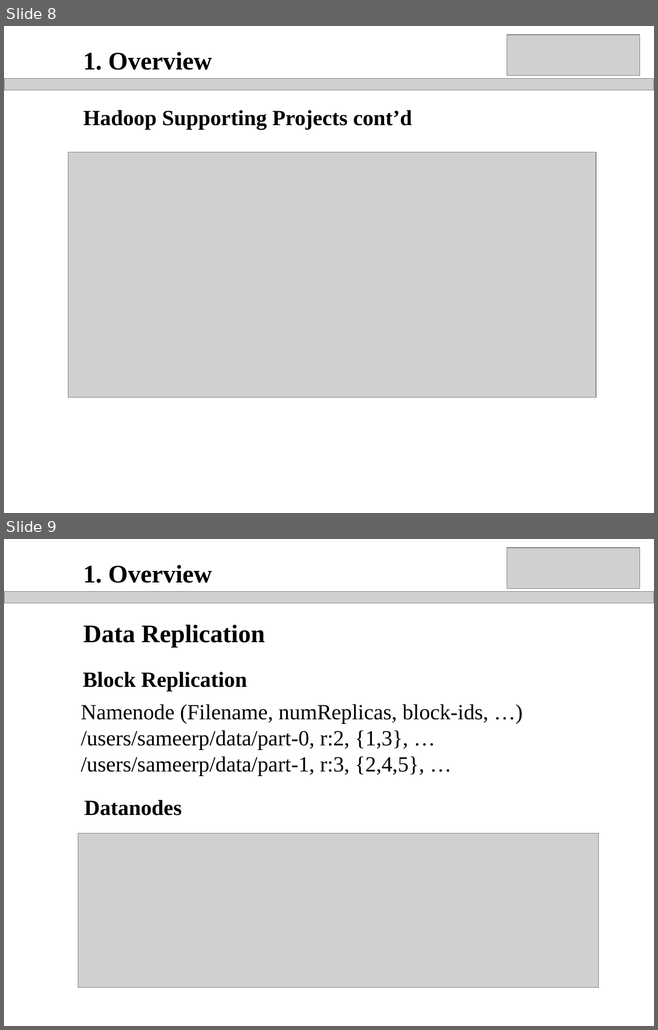
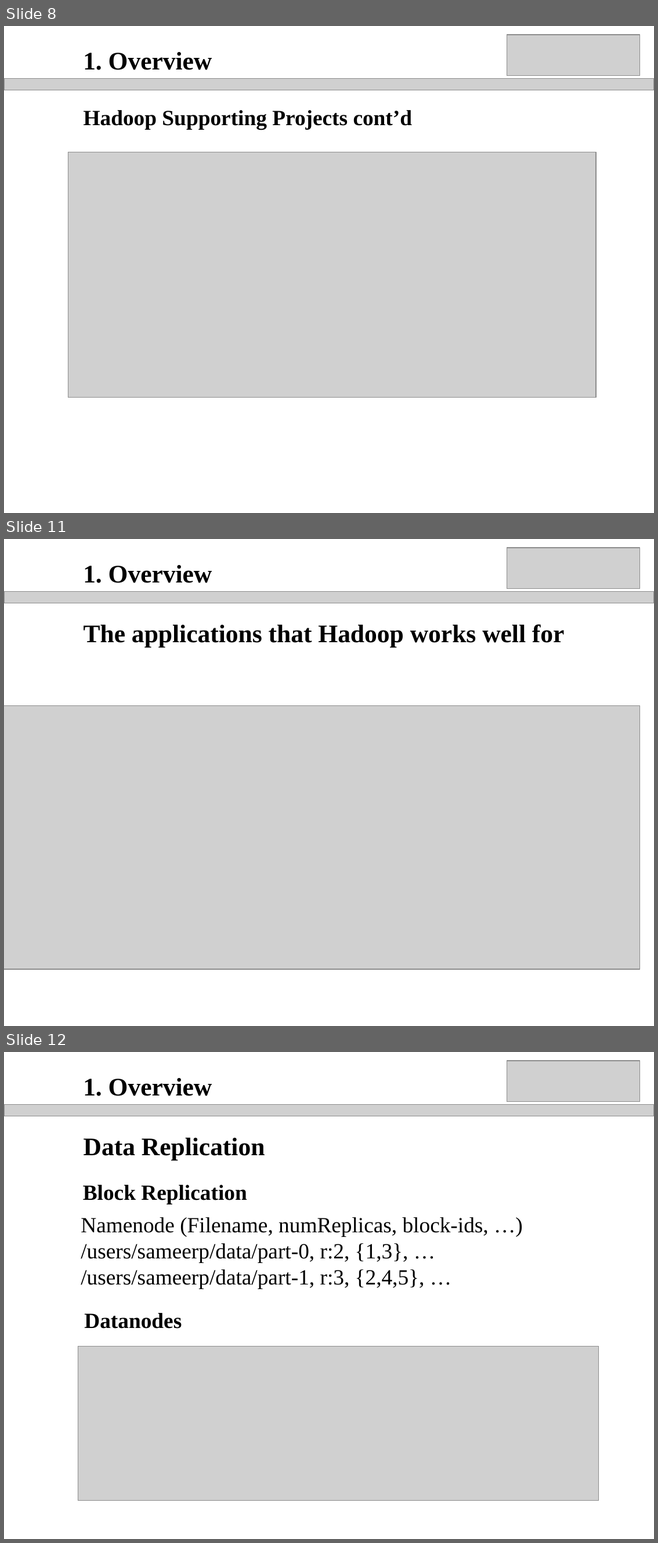
Before and after one commit to qianmai/qianmai.github.io, a slide deck: public/Final Presentation_QianMai.ppt. Shown one above the other, each under a label of ours: slides 8 and 9 before the commit, slides 8, 11 and 12 after it; the slides between them are not shown. The pictures are 658x1030 and 658x1543 pixels, drawn with LibreOffice and Linux fonts; fonts in the diff are those of the drawing; grey boxes stand for pictures; background and template pictures are left out. Boxes give left, top, right and bottom in pixels: in the first picture for what was removed or moved away, otherwise in the second. Text is boxed around its words. In the diff, an @@ line names an element or a change of style, - is before the commit and + after.

```diff
--- a/public/Final Presentation_QianMai.ppt
+++ b/public/Final Presentation_QianMai.ppt
@@ slide 11 added at <box>4,539,654,1026</box>, background picture (left out) @@
@@ picture added at <box>506,548,639,588</box> @@
@@ text added at <box>83,565,212,583</box>, 28 pt, text #000000, bold @@
+1. Overview
@@ picture added at <box>4,592,654,603</box> @@
@@ text added at <box>83,624,564,647</box>, 28 pt, text #000000, bold @@
+The applications that Hadoop works well for
@@ picture added at <box>4,706,639,970</box> @@
@@ what was slide 9 is now slide 12 @@
```
Also in this commit, not shown: 4 slides changed, 3 other slides added.
